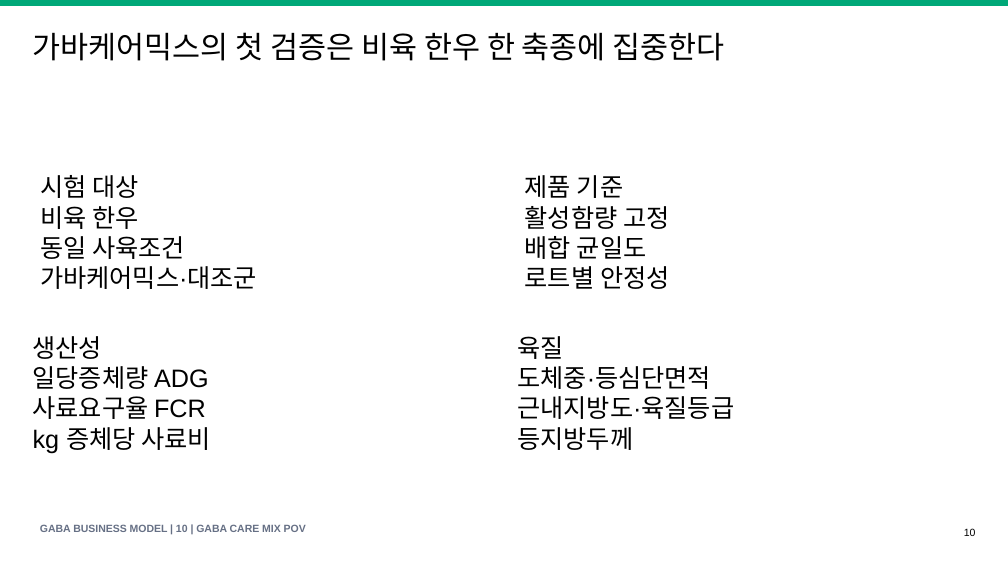
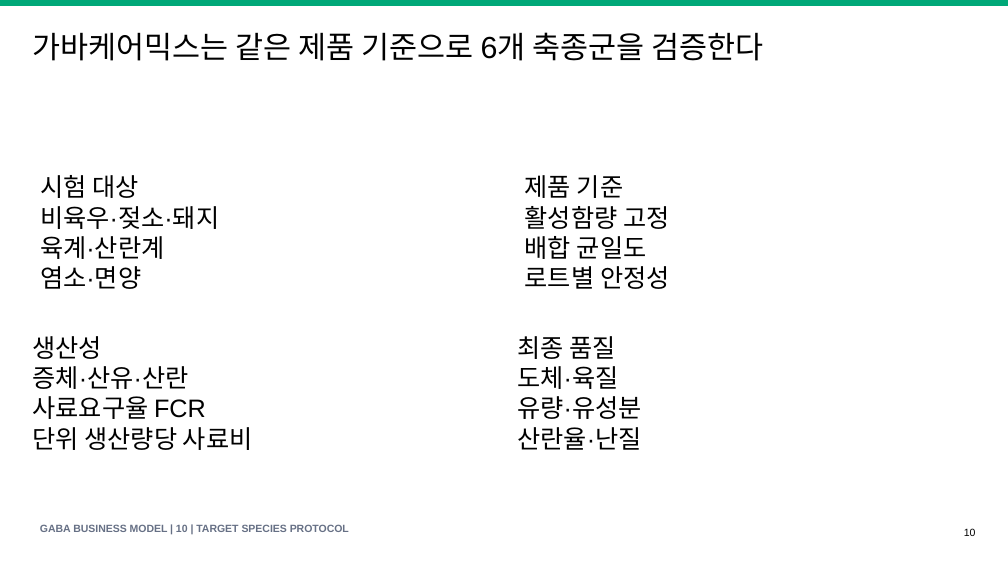
Before and after one commit to KRAdavid/gaba-feed-business-index, a slide deck: slide 10 of GABA_Feed_Business_Model_Speech_Deck_v1.pptx. Drawn at 1008x567 pixels with LibreOffice and Linux fonts; fonts in the diff are those of the drawing. Boxes give left, top, right and bottom in pixels: in the first picture for what was removed or moved away, otherwise in the second. Text is boxed around its words. In the diff, an @@ line names an element or a change of style, - is before the commit and + after.

```diff
--- a/GABA_Feed_Business_Model_Speech_Deck_v1.pptx
+++ b/GABA_Feed_Business_Model_Speech_Deck_v1.pptx
@@ text at [33, 32, 763, 61]: text changed @@
-가바케어믹스의 첫 검증은 비육 한우 한 축종에 집중한다
+가바케어믹스는 같은 제품 기준으로 6개 축종군을 검증한다
@@ text at [40, 206, 219, 289]: text changed @@
-비육 한우
-동일 사육조건
-가바케어믹스·대조군
+비육우·젖소·돼지
+육계·산란계
+염소·면양
@@ text at [517, 336, 641, 450]: text changed @@
-육질
-도체중·등심단면적
-근내지방도·육질등급
-등지방두께
+최종 품질
+도체·육질
+유량·유성분
+산란율·난질
@@ text at [33, 366, 189, 389]: text changed @@
-일당증체량 ADG
+증체·산유·산란
@@ text at [33, 427, 253, 450]: text changed @@
-kg 증체당 사료비
+단위 생산량당 사료비
@@ text at [40, 524, 349, 532]: text changed @@
-GABA BUSINESS MODEL | 10 | GABA CARE MIX POV
+GABA BUSINESS MODEL | 10 | TARGET SPECIES PROTOCOL
```
Also in this commit, not shown: 7 other slides changed, 17 other files.
